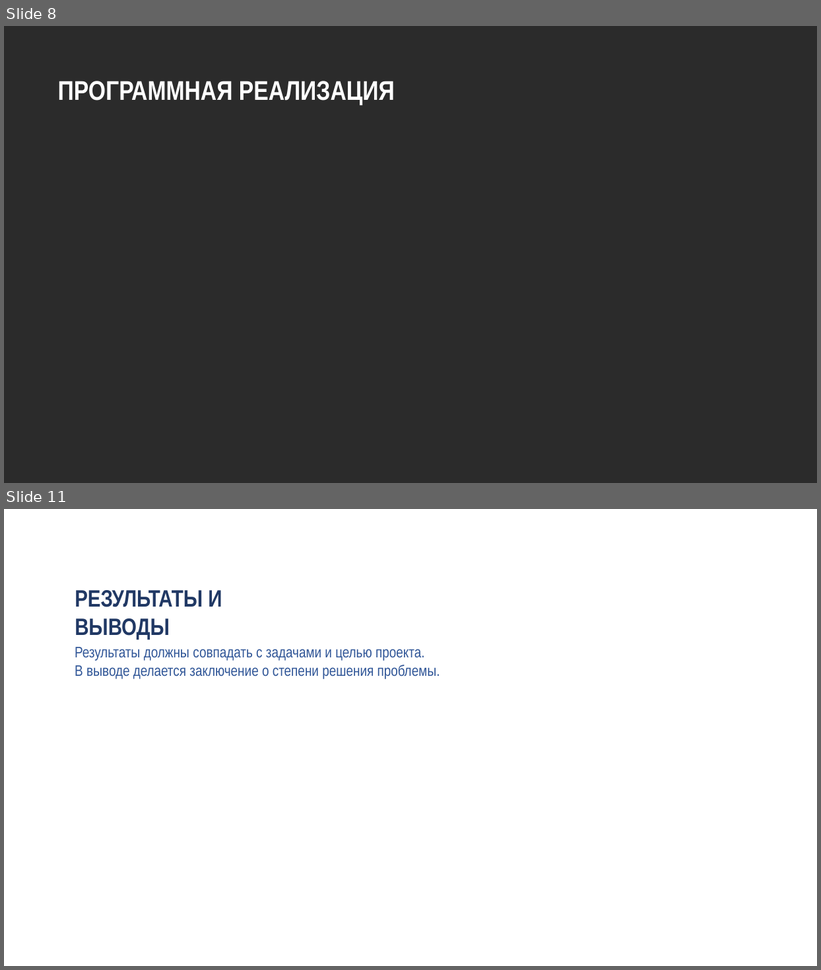
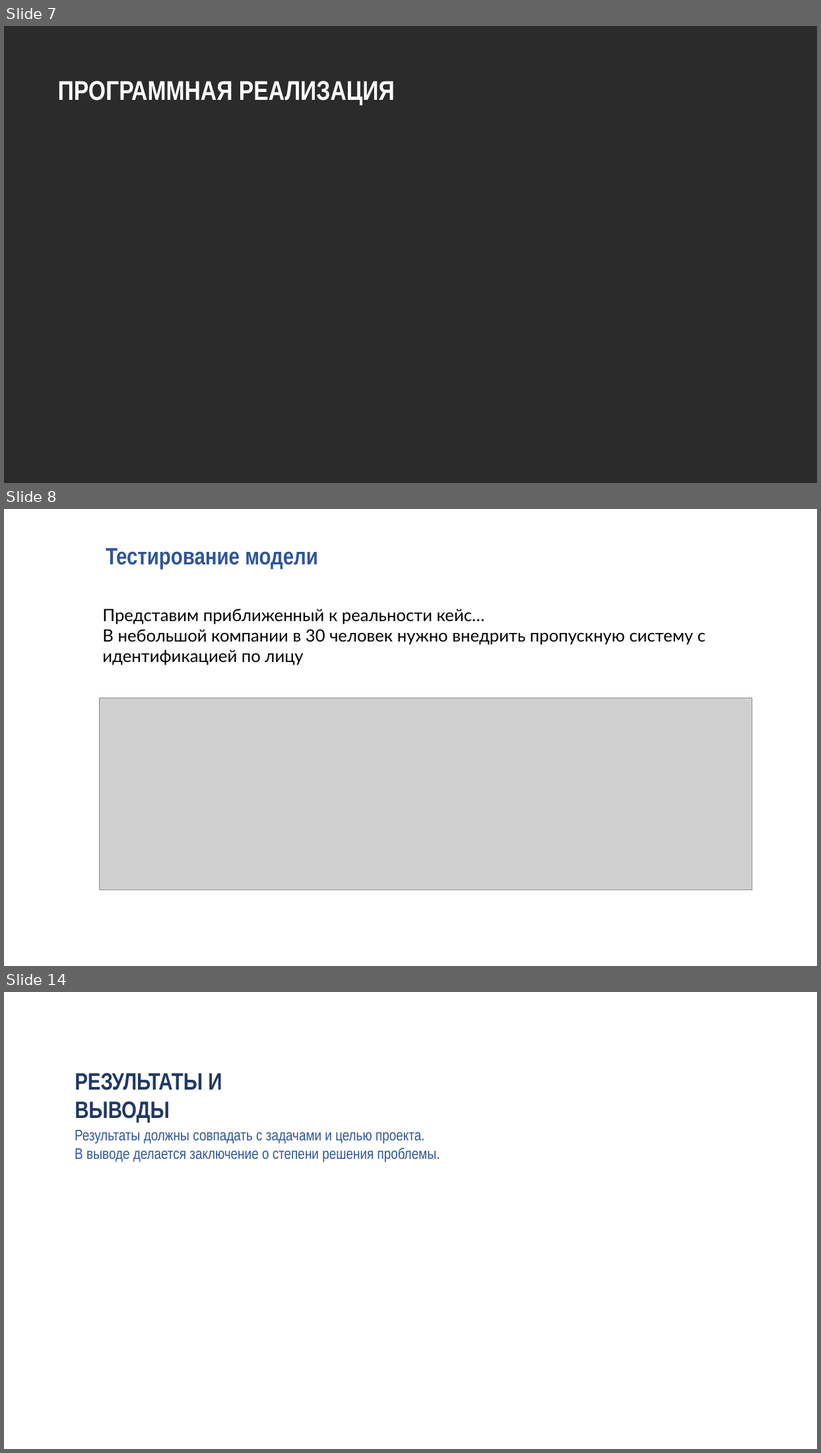
Before and after one commit to kemper0110/face-recog, a slide deck: presentation.pptx. Shown one above the other, each under a label of ours: slides 8 and 11 before the commit, slides 7, 8 and 14 after it; the slides between them are not shown. The pictures are 821x970 and 821x1453 pixels, drawn with LibreOffice and Linux fonts; fonts in the diff are those of the drawing; grey boxes stand for pictures; background and template pictures are left out; a plain dark background stands for a picture behind light text. Boxes give left, top, right and bottom in pixels: in the first picture for what was removed or moved away, otherwise in the second. Text is boxed around its words. In the diff, an @@ line names an element or a change of style, - is before the commit and + after.

```diff
--- a/presentation.pptx
+++ b/presentation.pptx
@@ slide 8 added at (4, 509, 817, 966), background picture (left out) @@
@@ text added at (106, 548, 318, 570), 28 pt, text #2F5597, bold @@
+Тестирование модели
@@ text added at (102, 609, 706, 665), 20 pt, text #000000 @@
+Представим приближенный к реальности кейс…
+В небольшой компании в 30 человек нужно внедрить пропускную систему с идентификацией по лицу
@@ picture added at (100, 698, 752, 891) @@
@@ what was slide 8 is now slide 7 @@
@@ what was slide 11 is now slide 14 @@
```
Also in this commit, not shown: 2 slides changed, 4 other slides added, 2 slides removed, 12 other files.
